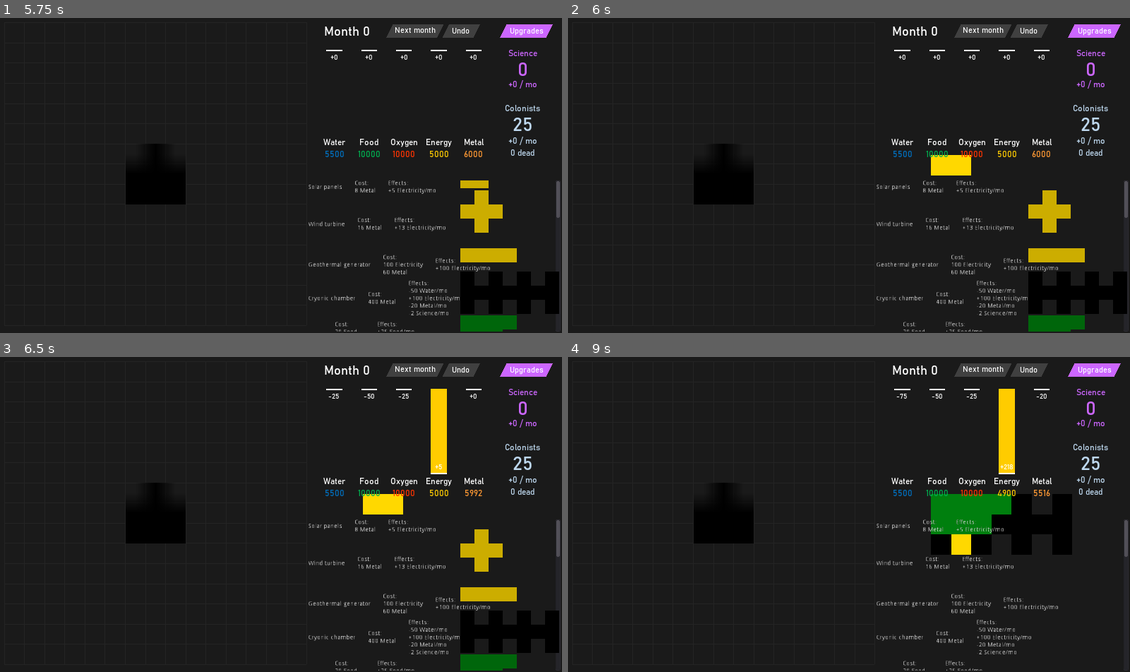
Above: before the commit, frames 1-4 (two rows, left to right).
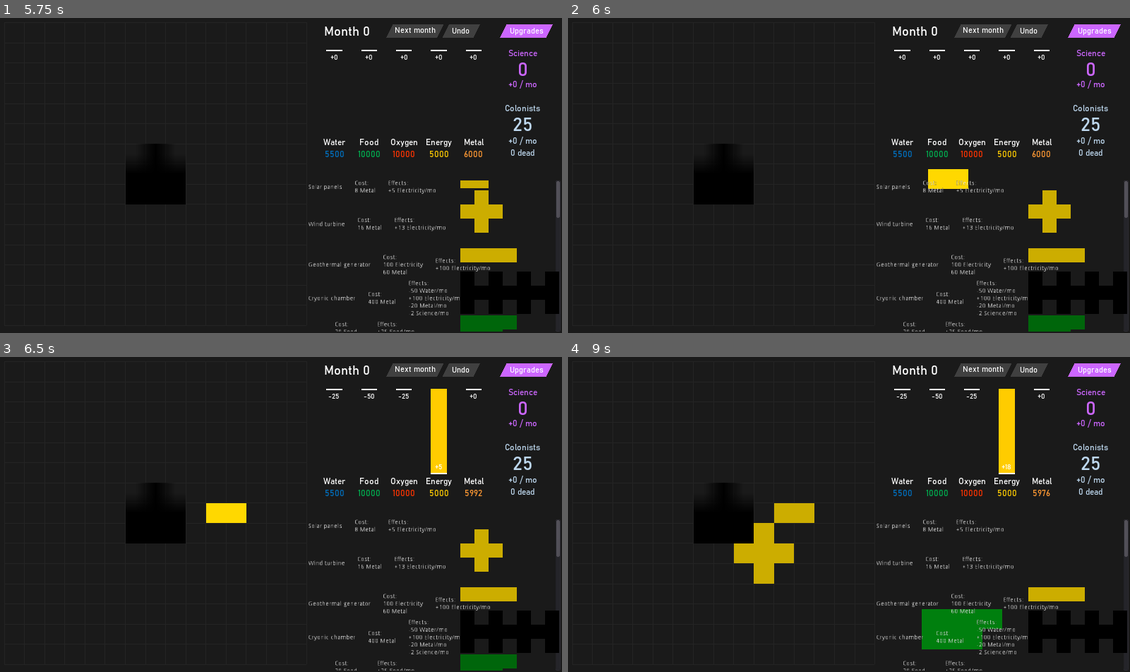
Above: after the commit, the same moments.

Repository: sirknightj/CEV-1
Game: Godot game, scene res://scenes/MainGameScene.tscn
The game is run twice, just before and just after one commit, with the same random seed, the same clock (stepped at 60 frames per second) and the same inputs.
Inputs (mouse positions are in pixels of both pictures, inside the frame that each line leads up to):
- Up to frame 1 (5.75 s): tap Enter at 0.5, 2, 3.5 s; drag from (157, 153) to (466, 181) at 0.52 s; tap Space at 1.25, 2.75, 4.25 s; drag from (134, 175) to (466, 181) at 1.27 s; move the mouse to (157, 175) at 2.02 s; press the mouse at (157, 175) at 2.03 s; release the mouse at (157, 175) at 2.75 s; drag from (174, 175) to (483, 181) at 2.77 s; drag from (134, 194) to (483, 197) at 3.52 s; drag from (157, 194) to (483, 197) at 4.27 s; move the mouse to (174, 194) at 5.02 s; press the mouse at (174, 194) at 5.03 s
- Up to frame 2 (6 s): release the mouse at (742, 194) at 5.75 s; drag from (1034, 181) to (742, 175) at 5.77 s
- Up to frame 3 (6.5 s): no input
- Up to frame 4 (9 s): drag from (1051, 536) to (702, 533) at 6.52 s; drag from (1034, 593) to (702, 533) at 7.27 s; move the mouse to (1034, 618) at 8.02 s; press the mouse at (1034, 618) at 8.03 s; release the mouse at (1034, 618) at 8.75 s; drag from (1034, 662) to (725, 533) at 8.77 s

Frame 1 is identical in both runs. In frame 2, 0.6% of the frame differs, in the area x 64-72%, y 43-55%; in frame 3, 0.9%; in frame 4, 9.6%, in the area x 29-100%, y 11-94%.
Error before the commit: Invalid call. Nonexistent function 'force_update' in base 'Node2D (Building.gd)'. (res://scripts/Sidebar.gd:86)

Commit message:
force update

Diff:
--- a/source/scripts/Building.gd
+++ b/source/scripts/Building.gd
@@ -304,6 +304,9 @@
 		force_set(_original_pos, _original_rot)
 	_on_building_release()
 
+func force_update():
+	_last_mouse_pos = get_global_mouse_position()
+
 func _on_building_release():
 	emit_signal("building_released")
 
